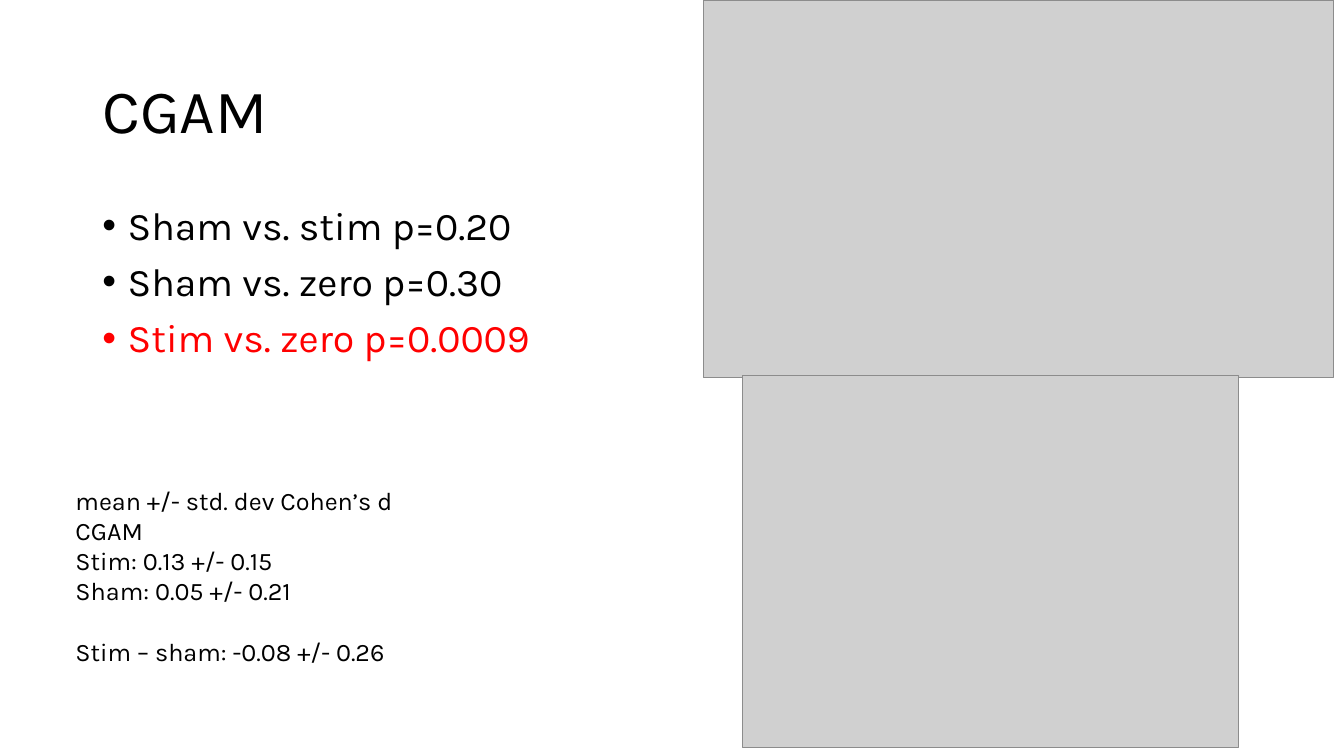
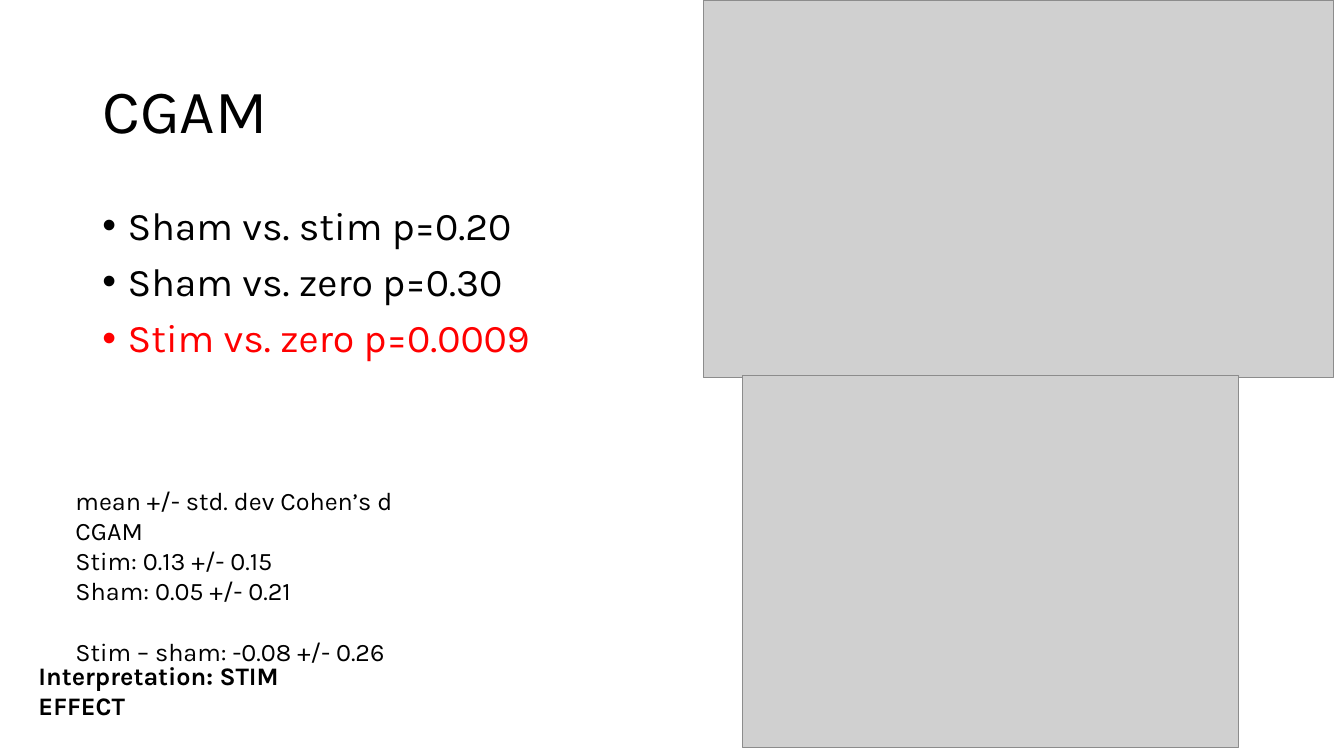
Before and after one commit to RTO-Spinal-Stim/Stroke-R01-Aim1, a slide deck: slide 8 of results/Aim 1 Results 25.10.21.pptx. Drawn at 1344x756 pixels with LibreOffice and Linux fonts; fonts in the diff are those of the drawing; grey boxes stand for pictures. Boxes give left, top, right and bottom in pixels: in the first picture for what was removed or moved away, otherwise in the second. Text is boxed around its words. In the diff, an @@ line names an element or a change of style, - is before the commit and + after.

Commit message:
Update Aim 1 Results 25.10.21.pptx
Provided yes/no interpretation of stim effect for each parameter

```diff
--- a/results/Aim 1 Results 25.10.21.pptx
+++ b/results/Aim 1 Results 25.10.21.pptx
@@ text added at [38,667,279,716], 18 pt, text #000000, bold @@
+Interpretation: STIM EFFECT
```
Also in this commit, not shown: 5 other slides changed.
